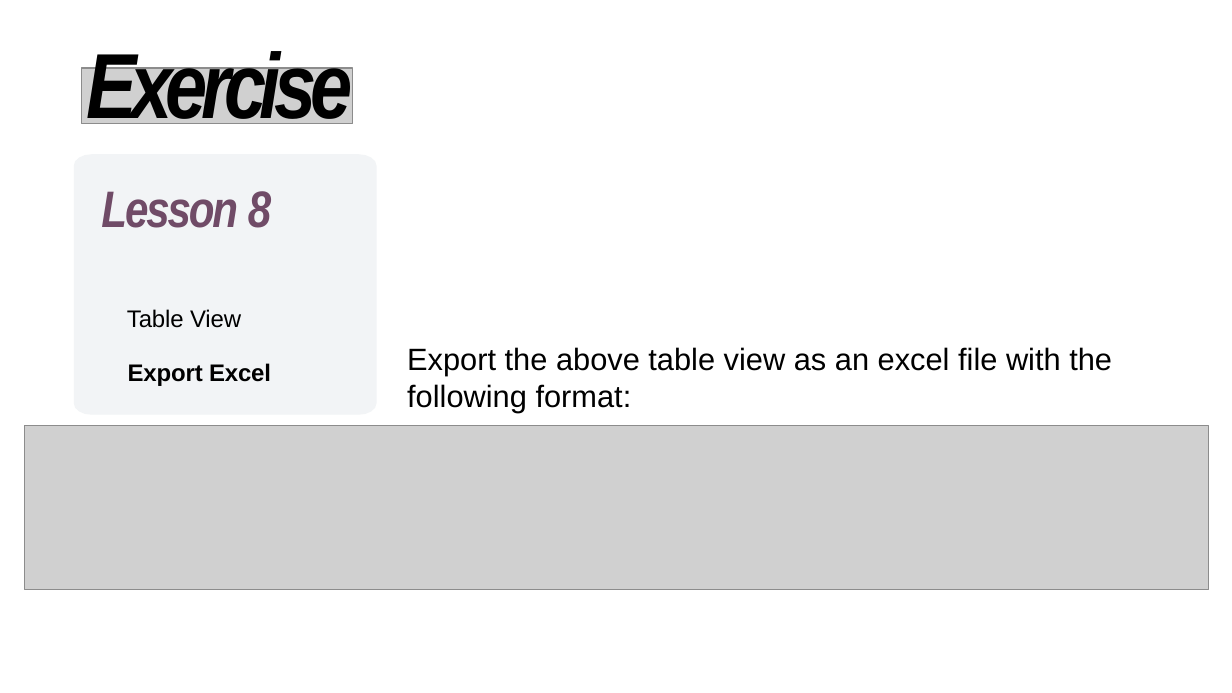
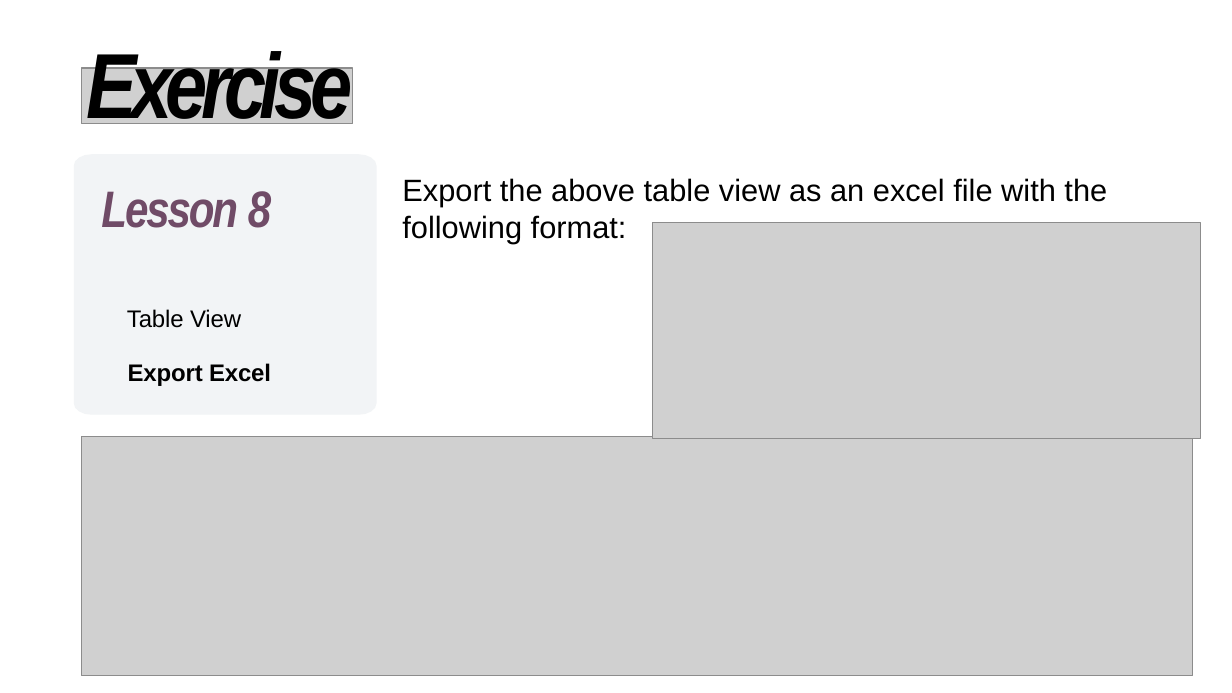
Before and after one commit to Luca-Linh/Odoo-Project, a slide deck: slide 7 of BE_Lesson/Lesson-8.pptx. Drawn at 1232x693 pixels with LibreOffice and Linux fonts; fonts in the diff are those of the drawing; grey boxes stand for pictures. Boxes give left, top, right and bottom in pixels: in the first picture for what was removed or moved away, otherwise in the second. Text is boxed around its words. In the diff, an @@ line names an element or a change of style, - is before the commit and + after.

Commit message:
upload

```diff
--- a/BE_Lesson/Lesson-8.pptx
+++ b/BE_Lesson/Lesson-8.pptx
@@ text "Export the above table view ..." moved from (x1=407, y1=347, x2=1112, y2=412) to (x1=402, y1=178, x2=1107, y2=243) @@
@@ picture added at (x1=653, y1=223, x2=1201, y2=439) @@
@@ picture resized from (x1=25, y1=426, x2=1209, y2=590) to (x1=81, y1=436, x2=1193, y2=676) @@
```
